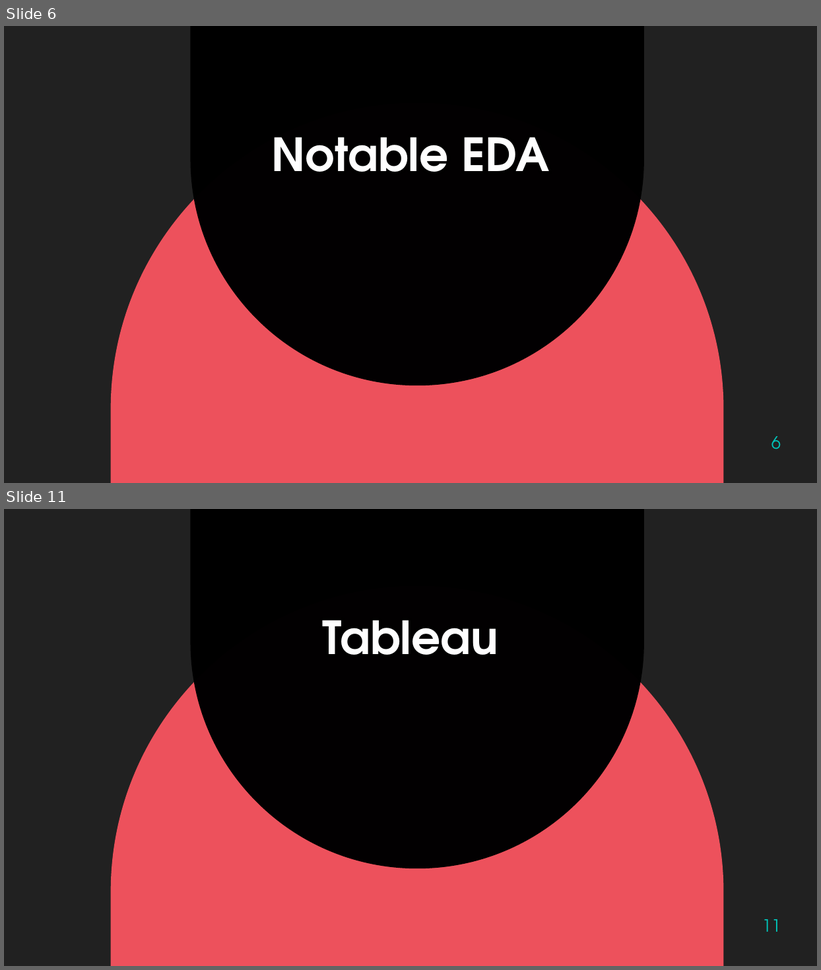
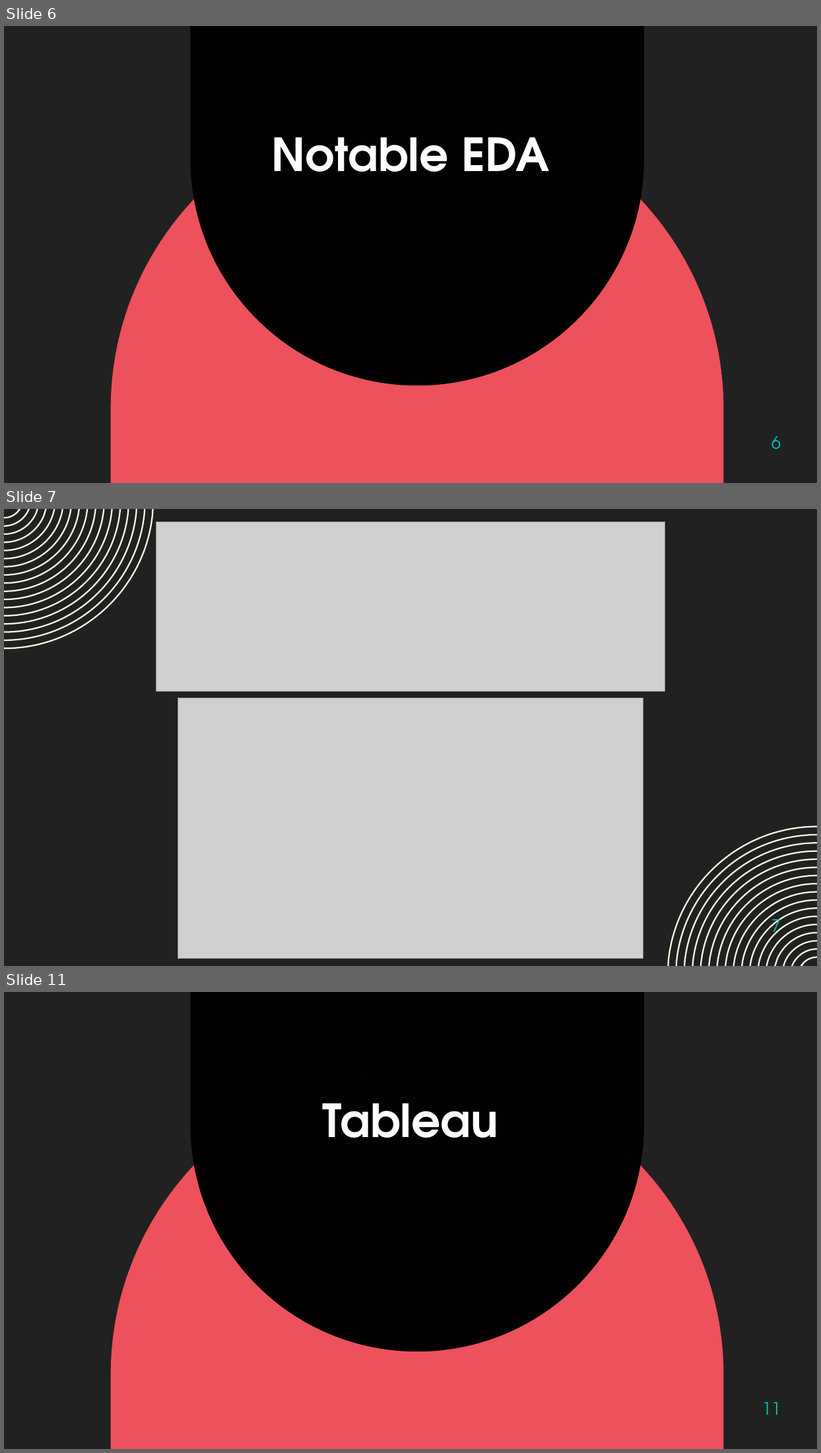
Before and after one commit to jeremyabeard5/MSDS696, a slide deck: MSDS696_FinalPresentation_JeremyBeard.pptx. Shown one above the other, each under a label of ours: slides 6 and 11 before the commit, slides 6, 7 and 11 after it; the slides between them are not shown. The pictures are 821x970 and 821x1453 pixels, drawn with LibreOffice and Linux fonts; fonts in the diff are those of the drawing; grey boxes stand for pictures; background and template pictures are left out. Boxes give left, top, right and bottom in pixels: in the first picture for what was removed or moved away, otherwise in the second. Text is boxed around its words. In the diff, an @@ line names an element or a change of style, - is before the commit and + after.

```diff
--- a/MSDS696_FinalPresentation_JeremyBeard.pptx
+++ b/MSDS696_FinalPresentation_JeremyBeard.pptx
@@ slide 7 added at [4,509,817,966], background #212121 @@
@@ freeform shape added at [4,509,153,650], fill #F0F9DF @@
@@ picture added at [156,522,665,691] @@
@@ picture added at [178,698,644,959] @@
@@ freeform shape added at [668,826,817,966], fill #F0F9DF @@
@@ page number added at [772,914,781,940], 20 pt, text #00C6BB @@
+7
```
Also in this commit, not shown: 8 slides changed, 4 other slides added, 5 slides removed, 3 other files.
